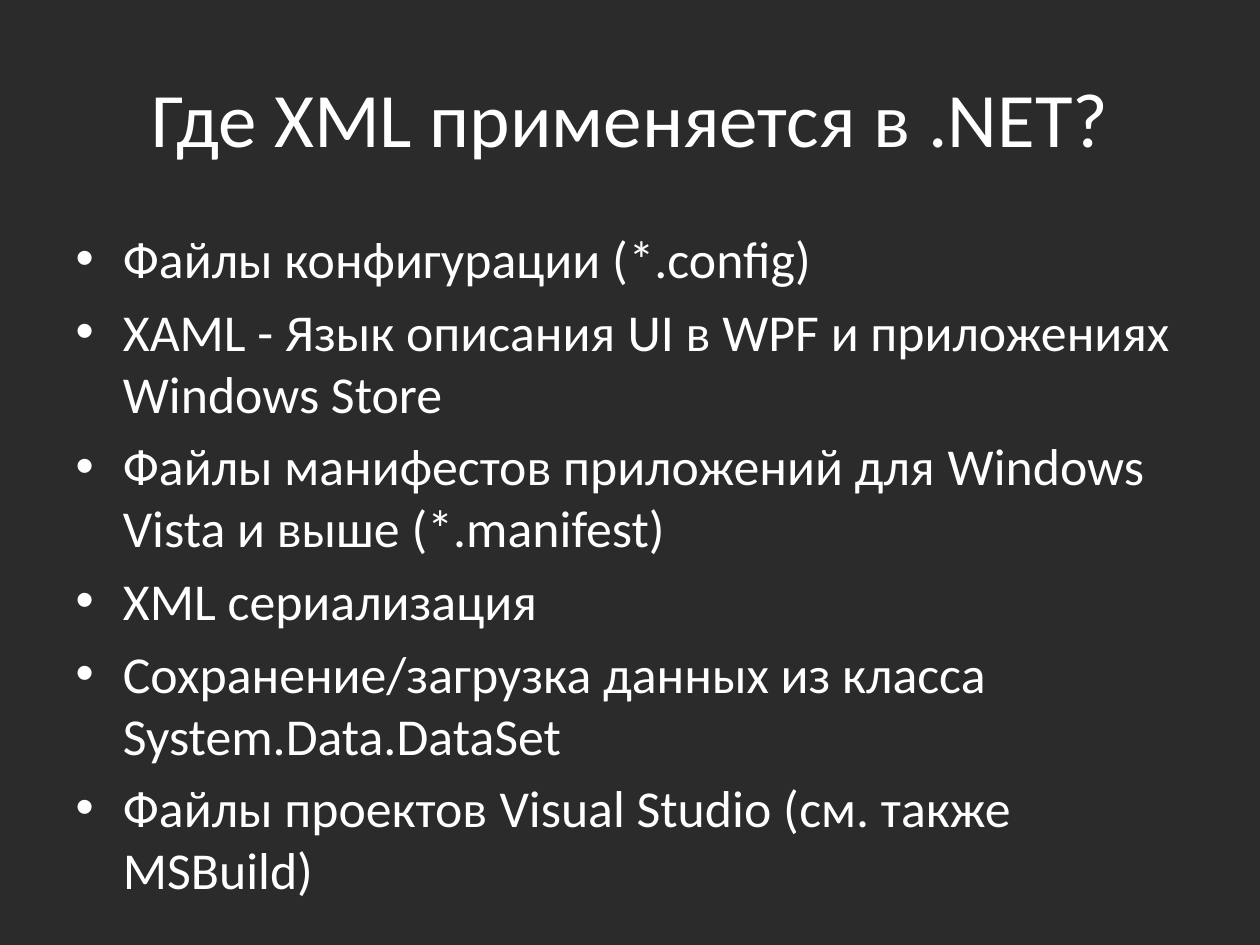
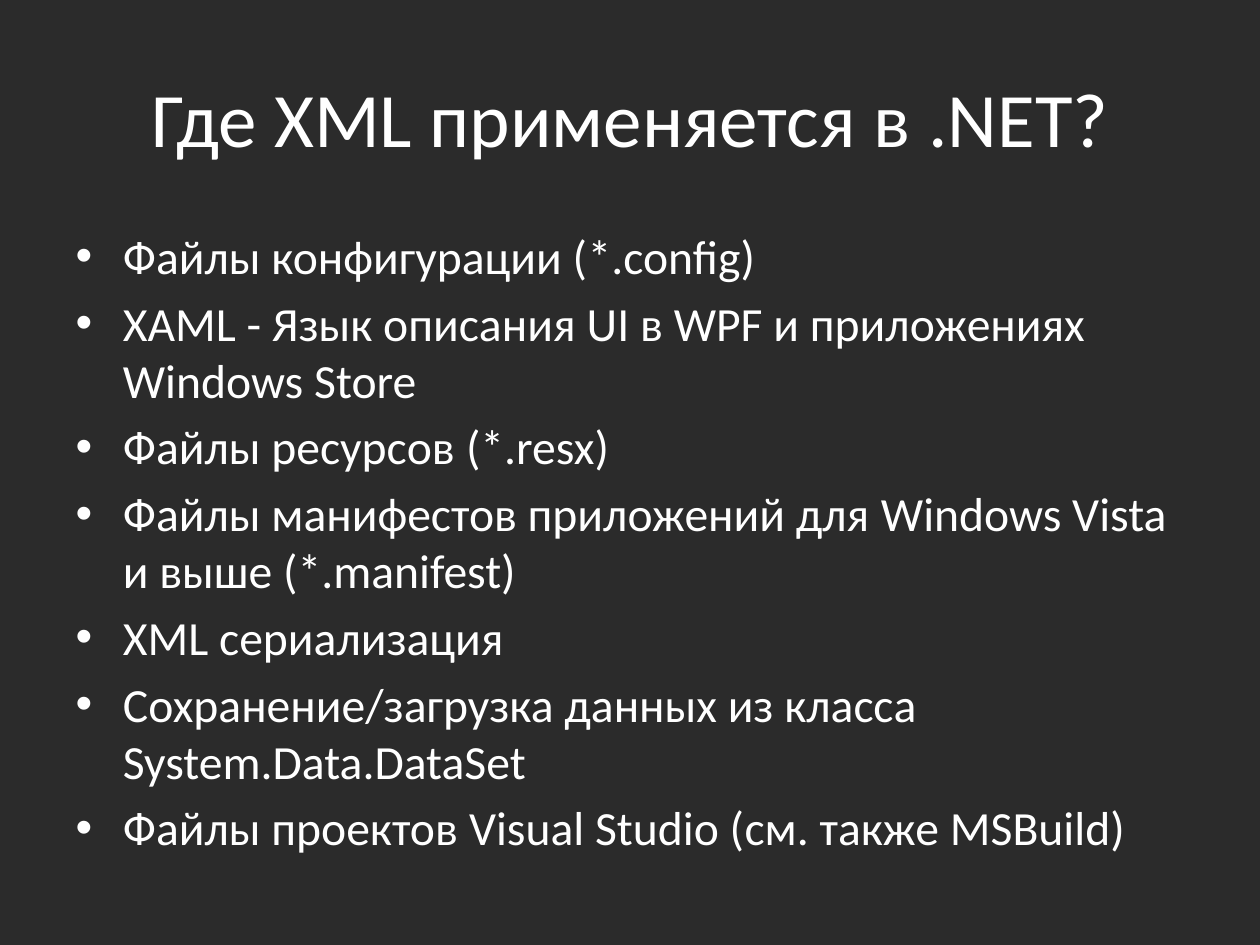
Before and after one commit to bazile/Training, a slide deck: slide 6 of Presentation/lesson-06-xml.pptx. Drawn at 1260x945 pixels with LibreOffice and Linux fonts; fonts in the diff are those of the drawing; background and template pictures are left out; a plain dark background stands for a picture behind light text. Boxes give left, top, right and bottom in pixels: in the first picture for what was removed or moved away, otherwise in the second. Text is boxed around its words. In the diff, an @@ line names an element or a change of style, - is before the commit and + after.

Commit message:
Fixed a typo

```diff
--- a/Presentation/lesson-06-xml.pptx
+++ b/Presentation/lesson-06-xml.pptx
@@ text at [123,239,1166,853]: size 29.6 to 27.2 pt @@
@@ text at [123,429,609,472]: paragraph added @@
+• Файлы ресурсов (*.resx)
```
Also in this commit, not shown: 1 other slide changed.
